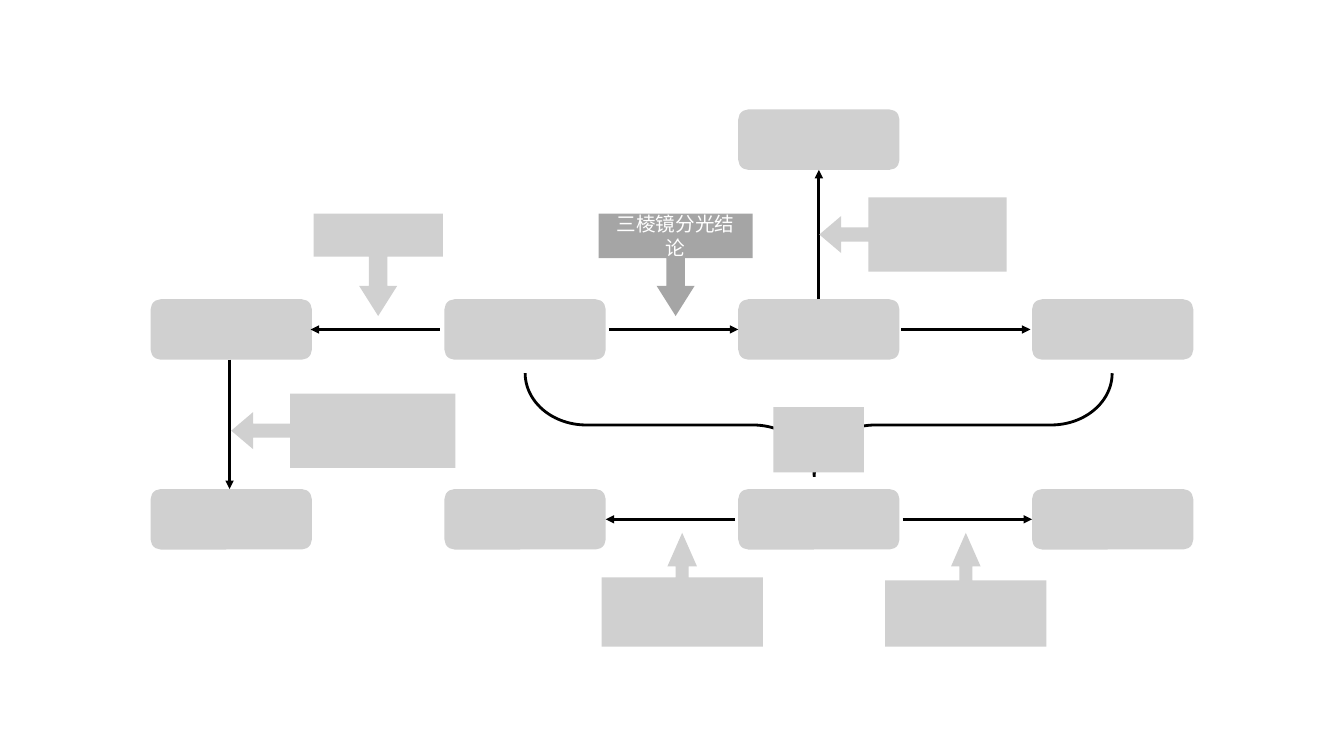
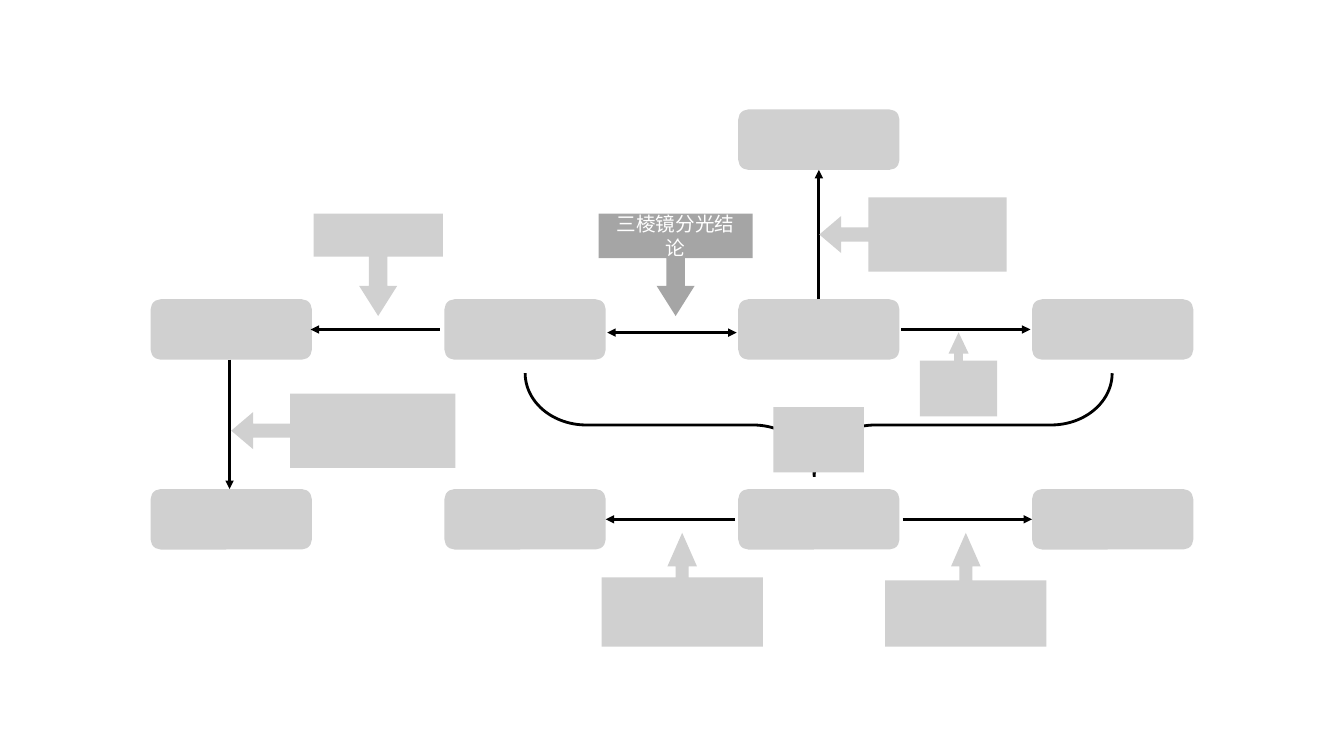
Before and after one commit to Richardxm2062/HS-Physics, a slide deck: slide 5 of Teacher/选修3-1/pictures/pictures.pptx. Drawn at 1344x756 pixels with LibreOffice and Linux fonts; fonts in the diff are those of the drawing; grey boxes stand for pictures. Boxes give left, top, right and bottom in pixels: in the first picture for what was removed or moved away, otherwise in the second. Text is boxed around its words. In the diff, an @@ line names an element or a change of style, - is before the commit and + after.

```diff
--- a/Teacher/选修3-1/pictures/pictures.pptx
+++ b/Teacher/选修3-1/pictures/pictures.pptx
@@ arrow moved from (609, 330) - (738, 330) to (608, 333) - (737, 333) @@
@@ arrow (608, 333) - (737, 333): arrow to double arrow @@
@@ picture added at box(920, 333, 997, 416) @@
```
Also in this commit, not shown: 8 other files.
